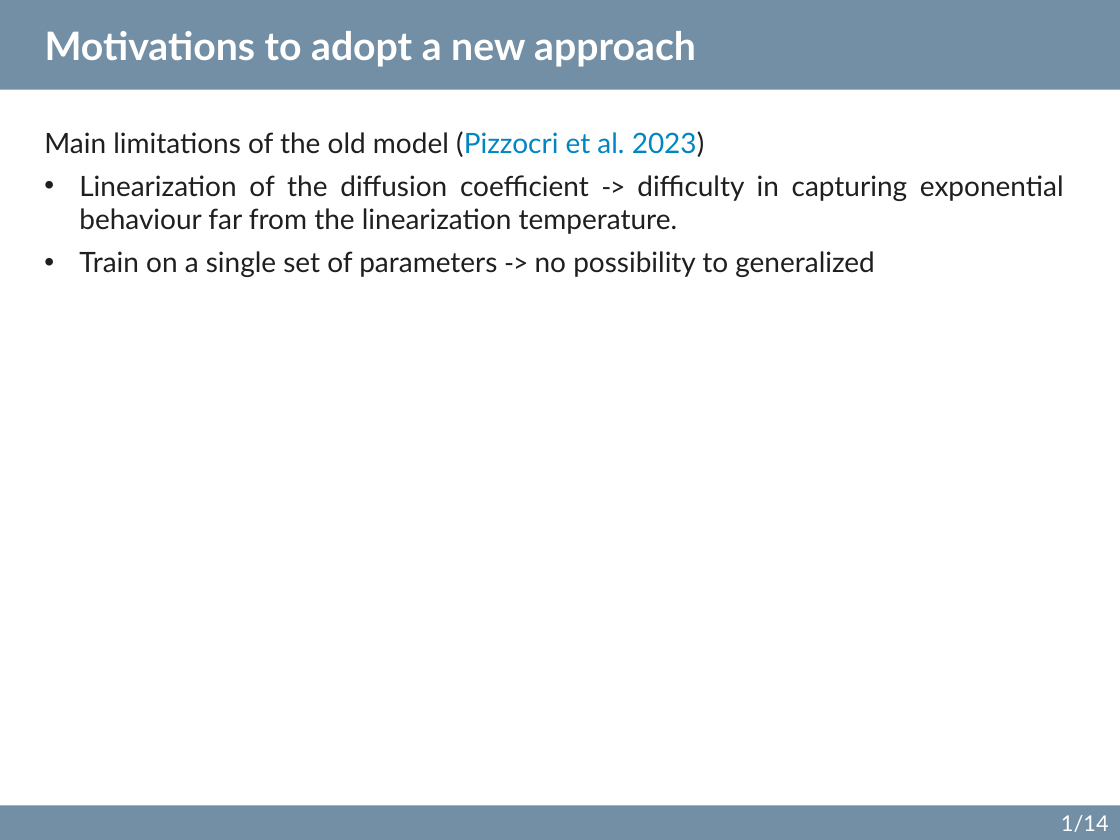
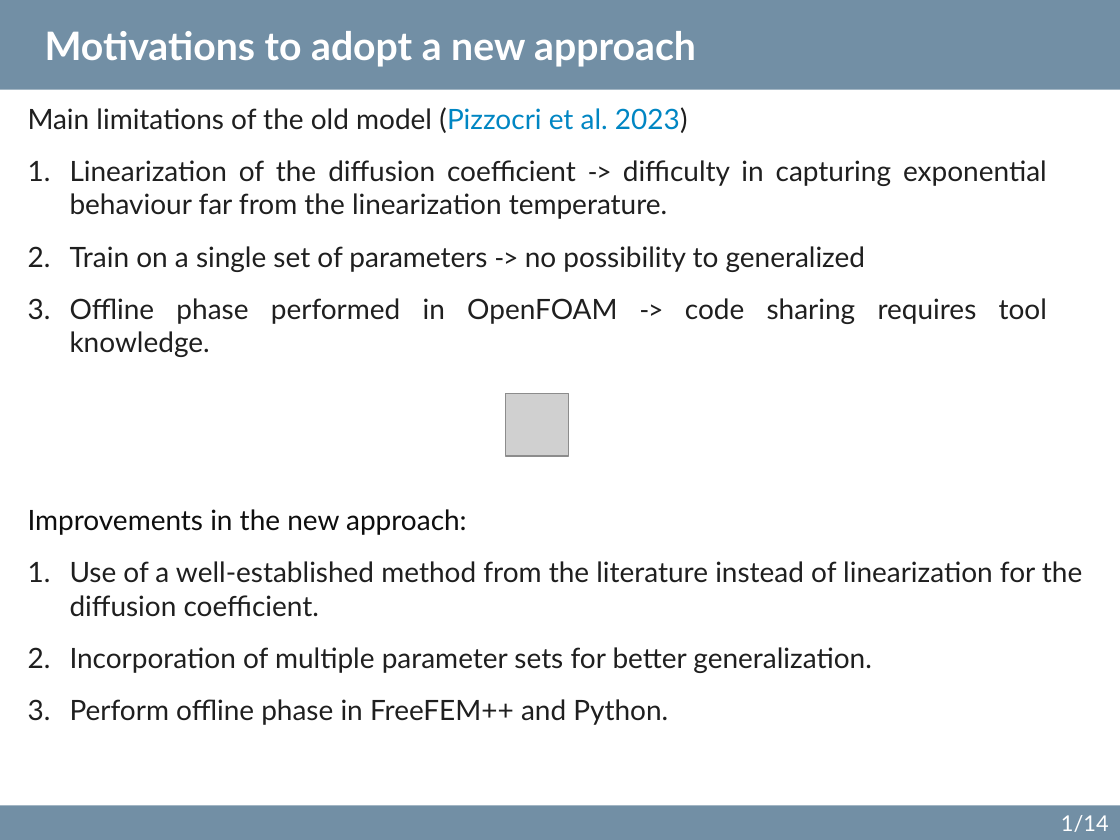
Before and after one commit to sciantix/sciantix-official, a slide deck: slide 1 of ROM updates 18 October 2024.pptx. Drawn at 1120x840 pixels with LibreOffice and Linux fonts; fonts in the diff are those of the drawing; grey boxes stand for pictures. Boxes give left, top, right and bottom in pixels: in the first picture for what was removed or moved away, otherwise in the second. Text is boxed around its words. In the diff, an @@ line names an element or a change of style, - is before the commit and + after.

```diff
--- a/ROM updates 18 October 2024.pptx
+++ b/ROM updates 18 October 2024.pptx
@@ text "Main limitations of the old ...": place and size @@
-text "Main limitations of the old ..." at <box>44,131,1064,277</box>
+text "Main limitations of the old ..." at <box>28,107,1047,324</box>
@@ text at <box>28,107,1047,272</box>: more space between paragraphs; bullet • to 1. @@
@@ text at <box>70,298,1047,324</box>: paragraph added @@
+3. Offline phase performed in OpenFOAM -> code sharing requires tool knowledge.
@@ picture added at <box>506,393,569,456</box> @@
@@ text added at <box>28,509,1082,725</box>, 18 pt, text #1F1F1F @@
+Improvements in the new approach:
+1. Use of a well-established method from the literature instead of linearization for the diffusion coefficient.
+2. Incorporation of multiple parameter sets for better generalization.
+3. Perform offline phase in FreeFEM++ and Python.
```
Also in this commit, not shown: 7 other slides changed, 4 slides added, 3 slides removed, 8 other files.
